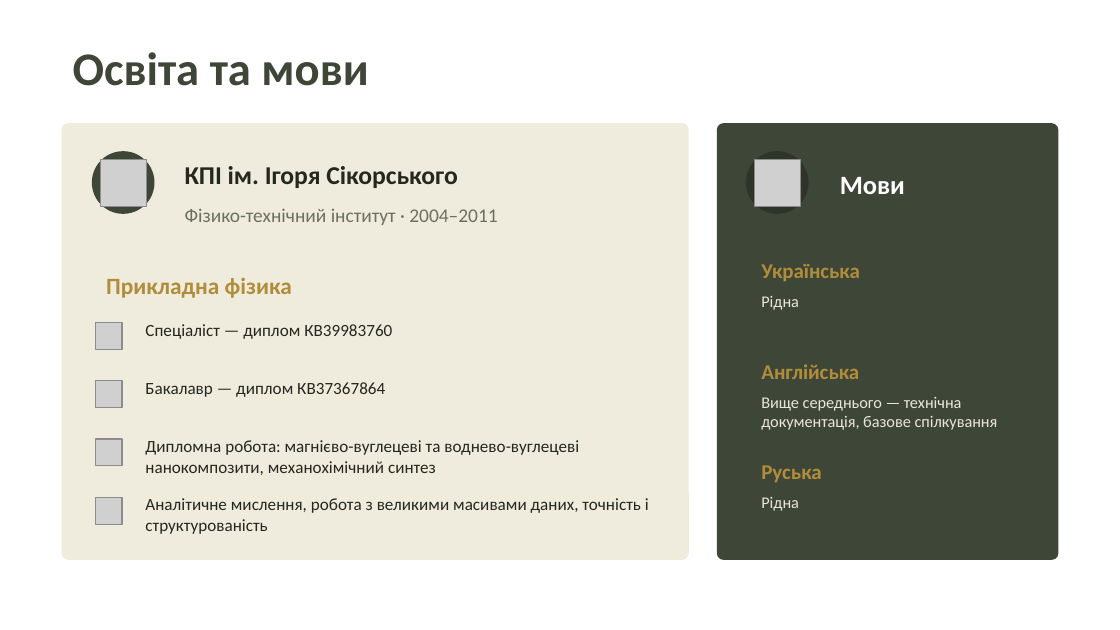
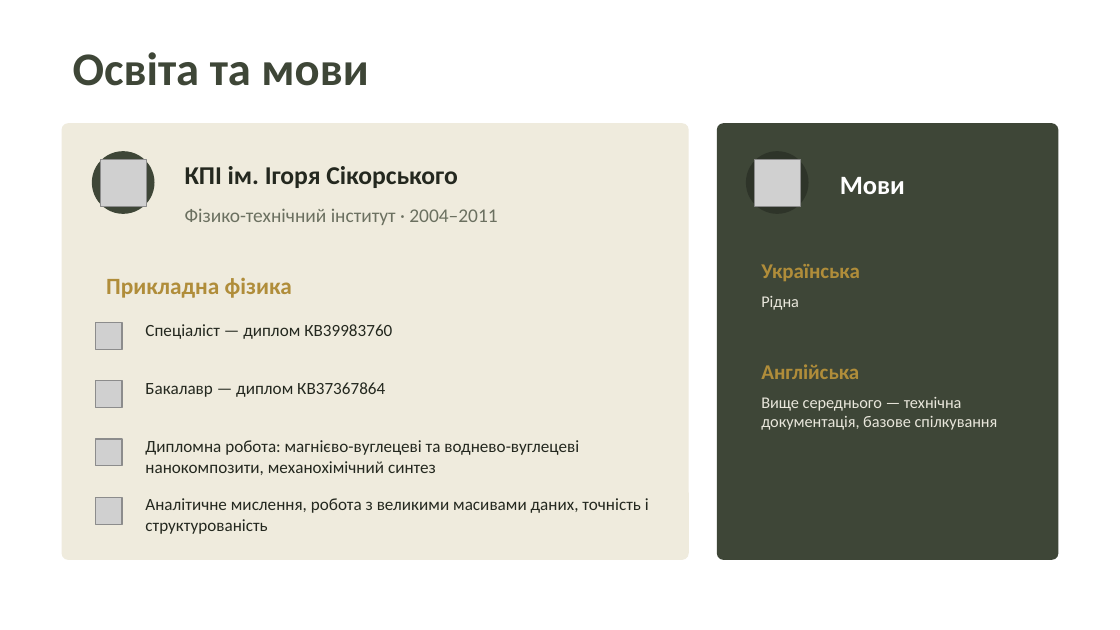
Before and after one commit to RomanKolomiets/cv, a slide deck: slide 8 of Коломієць_Резюме_Презентація.pptx. Drawn at 1120x630 pixels with LibreOffice and Linux fonts; fonts in the diff are those of the drawing; grey boxes stand for pictures. Boxes give left, top, right and bottom in pixels: in the first picture for what was removed or moved away, otherwise in the second. Text is boxed around its words. In the diff, an @@ line names an element or a change of style, - is before the commit and + after.

```diff
--- a/Коломієць_Резюме_Презентація.pptx
+++ b/Коломієць_Резюме_Презентація.pptx
@@ text removed at (761,465,821,482) @@
-Руська
@@ text removed at (761,497,799,511) @@
-Рідна
```
Also in this commit, not shown: 5 other slides changed, 2 slides added.
